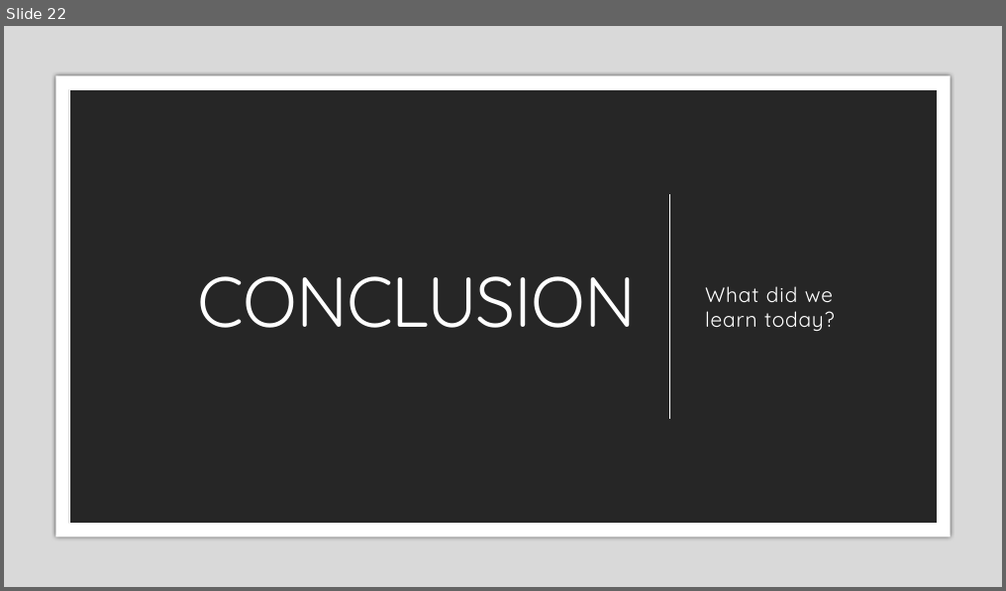
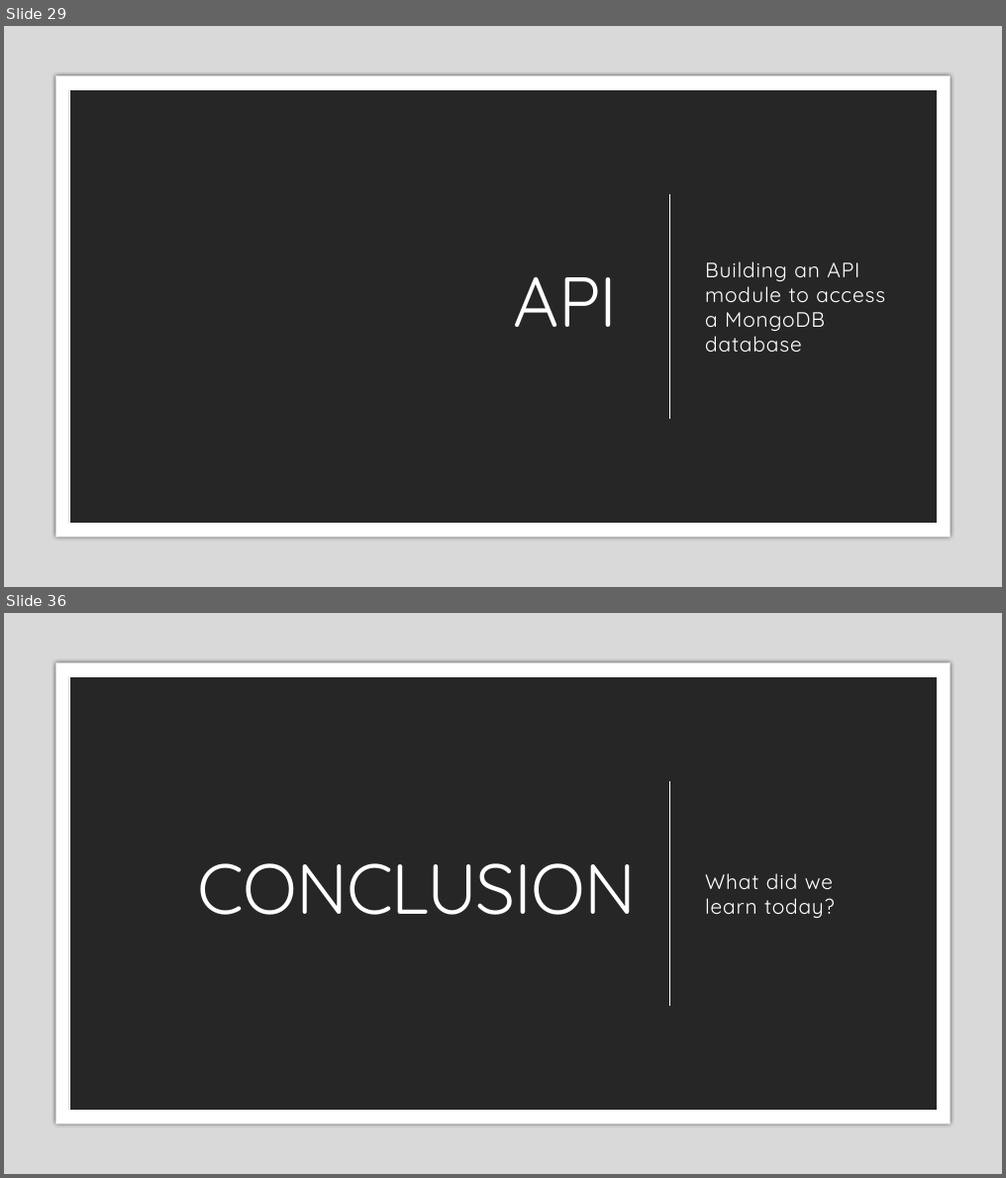
Before and after one commit to zackstotts/base-node-curriculum, a slide deck: unit_03/slides/02 MongoDB & Node.pptx. Shown one above the other, each under a label of ours: slide 22 before the commit, slides 29 and 36 after it; the slides between them are not shown. The pictures are 1006x591 and 1006x1178 pixels, drawn with LibreOffice and Linux fonts; fonts in the diff are those of the drawing. Boxes give left, top, right and bottom in pixels: in the first picture for what was removed or moved away, otherwise in the second. Text is boxed around its words. In the diff, an @@ line names an element or a change of style, - is before the commit and + after.

Commit message:
Adding details about how to build an Web API

```diff
--- a/unit_03/slides/02 MongoDB & Node.pptx
+++ b/unit_03/slides/02 MongoDB & Node.pptx
@@ slide 29 added at (4,26,1002,587), background #000000 @@
@@ rectangle added at (4,26,1002,587), fill #D9D9D9 @@
@@ rectangle added at (55,76,950,537), fill #FFFFFF @@
@@ rectangle added at (69,89,937,524), fill #262626, outline #FFFFFF 0.5 pt @@
@@ rectangle added at (111,130,895,482), fill #000000 @@
@@ line added from (669, 194) to (669, 419), #FFFFFF 1 pt @@
@@ text added at (705,262,885,352), 20 pt, text #FFFFFF @@
+Building an API module to access a MongoDB database
@@ title added at (514,277,618,327), 68 pt, text #FFFFFF @@
+API
@@ what was slide 22 is now slide 36 @@
```
Also in this commit, not shown: 7 slides changed, 14 other slides added, 1 slide removed.
